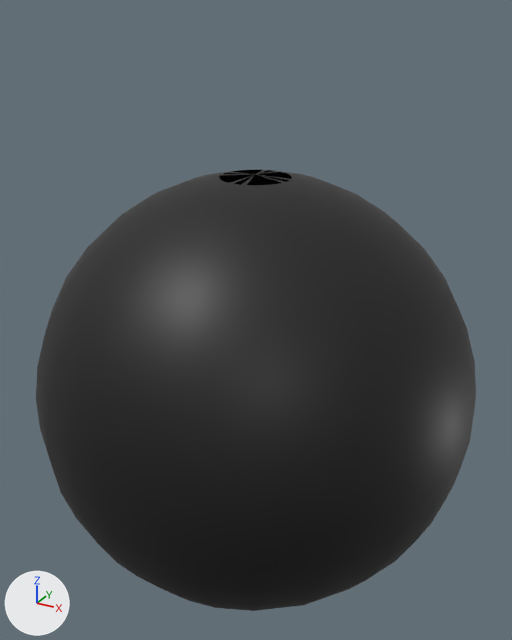
The FBX model assets/bombe2.fbx: old version first, new version second.
The view is the same before and after, from a 50 mm lens placed at (0.0182, -0.0331, 0.0208), pointed at (-0.0001, 0.0002, 0.0042). The lights are fixed; the arrows at lower left show +X, +Y and +Z. Where no turn or scale is listed for an object, it has been applied to the vertices.

In view in the first picture: 'SurfSphere'.
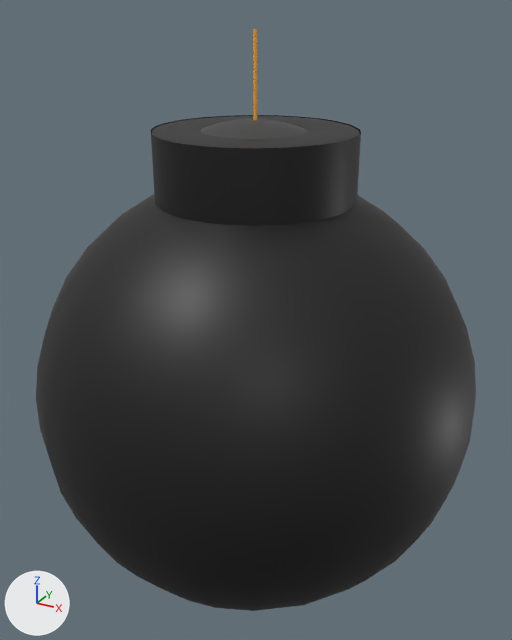
Boxes (x1, y1, x2, y2) around the edits, measured in the pictures (512 x 640 px):
'Surface', added (black)
    after: (151, 115, 361, 226)
'SurfTorus', added
    after: (152, 116, 360, 148)
'SurfPatch', added
    after: (201, 119, 307, 139)
'Cylinder', added
    after: (253, 29, 257, 120)

Diff of the bpy script that builds the scene:
```diff
--- a/assets/bombe2.fbx.py
+++ b/assets/bombe2.fbx.py
@@ mat_material_001 @@
+mat_material_001 = principled_material('Material_001')
+mat_material_001.base_color = (0.0094, 0.0094, 0.0094)  # black #181818
@@ mat_material_003 @@
+mat_material_003 = principled_material('Material_003')
+mat_material_003.base_color = (0.0059, 0.0059, 0.0059)  # black #121212
@@ mat_material_004 @@
+mat_material_004 = principled_material('Material_004')
+mat_material_004.base_color = (0.0454, 0.0454, 0.0454)  # black #3c3c3c
@@ mat_material_005 @@
+mat_material_005 = principled_material('Material_005')
+mat_material_005.base_color = (1.0, 0.444, 0.022)  # orange #ffb229
@@ me_surftorus @@
+me_surftorus.from_pydata(...)  # 1024 vertices, 1024 faces; spans x -0.00538..0.00538, y -0.00538..0.00538, z -0.00008..0.00008
+me_surftorus.materials.append(mat_material_001)  # black #181818
@@ me_surface @@
+me_surface.from_pydata(...)  # 256 vertices, 224 faces; spans x -0.00543..0.00543, y -0.00543..0.00543, z -0.0025..0.0025
+me_surface.materials.append(mat_material_003)  # black #121212
@@ me_surfpatch @@
+me_surfpatch.from_pydata(...)  # 256 vertices, 225 faces; spans x -0.00349..0.00349, y -0.00349..0.00349, z 0.00485..0.00641
+me_surfpatch.materials.append(mat_material_004)  # black #3c3c3c
@@ me_cylinder @@
+me_cylinder.from_pydata(...)  # 64 vertices, 34 faces; spans x -0.0001..0.0001, y -0.0001..0.0001, z -0.0035..0.0035
+me_cylinder.materials.append(mat_material_005)  # orange #ffb229
@@ ob_surftorus @@
+ob_surftorus = bpy.data.objects.new('SurfTorus', me_surftorus)
+ob_surftorus.location = (0.0, 0.0, 0.01501)
@@ ob_surface @@
+ob_surface = bpy.data.objects.new('Surface', me_surface)
+ob_surface.location = (0.0, 0.0, 0.01257)
@@ ob_surfpatch @@
+ob_surfpatch = bpy.data.objects.new('SurfPatch', me_surfpatch)
+ob_surfpatch.location = (-0.0001, -0.0001, 0.00913)
@@ ob_cylinder @@
+ob_cylinder = bpy.data.objects.new('Cylinder', me_cylinder)
+ob_cylinder.location = (0.0, 0.0, 0.01639)
```
